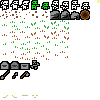
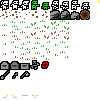
Layers edited between the first and the second 100px x 100px image:
painted on "Вставленный слой #1" over left=41, top=61, right=49, bottom=69
